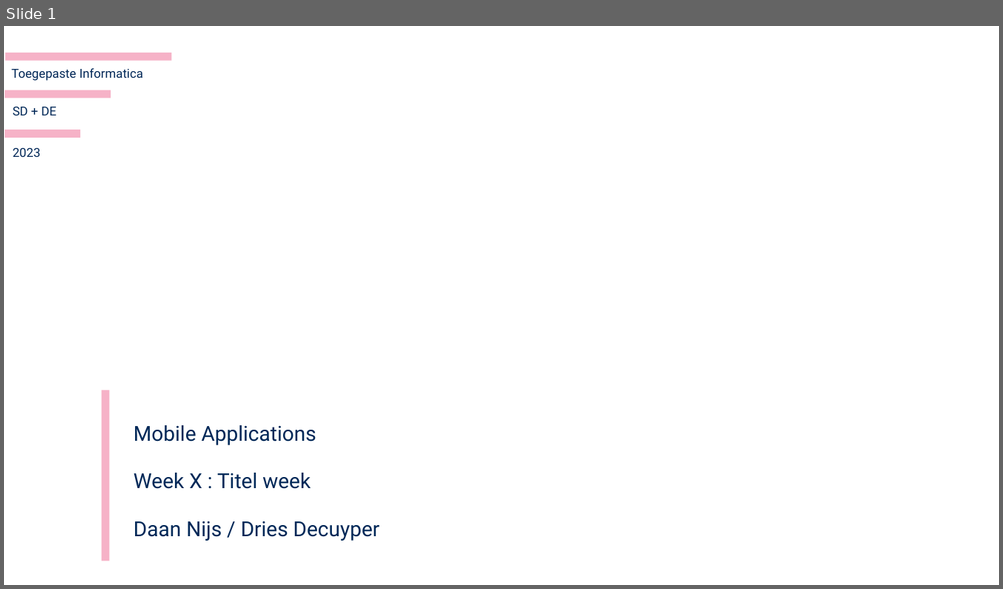
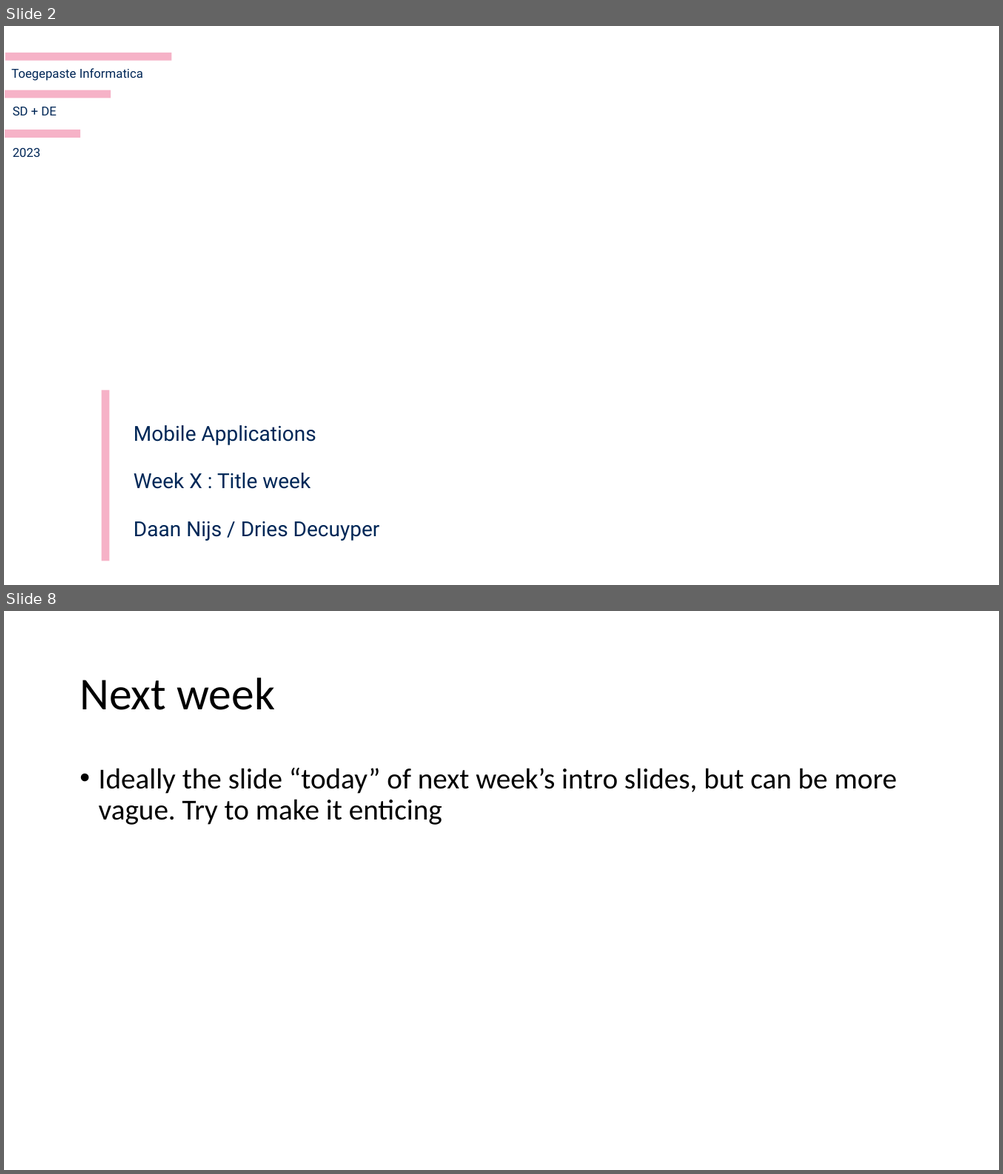
Before and after one commit to harveypekar/mobile, a slide deck: docs/intro_slides_template.pptx. Shown one above the other, each under a label of ours: slide 1 before the commit, slides 2 and 8 after it; the slides between them are not shown. The pictures are 1003x589 and 1003x1174 pixels, drawn with LibreOffice and Linux fonts; fonts in the diff are those of the drawing; background and template pictures are left out. Boxes give left, top, right and bottom in pixels: in the first picture for what was removed or moved away, otherwise in the second. Text is boxed around its words. In the diff, an @@ line names an element or a change of style, - is before the commit and + after.

Commit message:
add missing slides to intro template

```diff
--- a/docs/intro_slides_template.pptx
+++ b/docs/intro_slides_template.pptx
@@ slide 8 added at (4, 611, 999, 1170), background #FFFFFF @@
@@ title added at (79, 678, 275, 710), 44 pt, text #000000 @@
+Next week
@@ text added at (99, 768, 897, 825), 28 pt, text #000000 @@
+• Ideally the slide “today” of next week’s intro slides, but can be more vague. Try to make it enticing
@@ what was slide 1 is now slide 2 @@
@@ slide 2 changed as well @@
@@ text at (134, 473, 310, 489): text changed @@
-Week X : Titel week
+Week X : Title week
```
Also in this commit, not shown: 6 other slides added.
